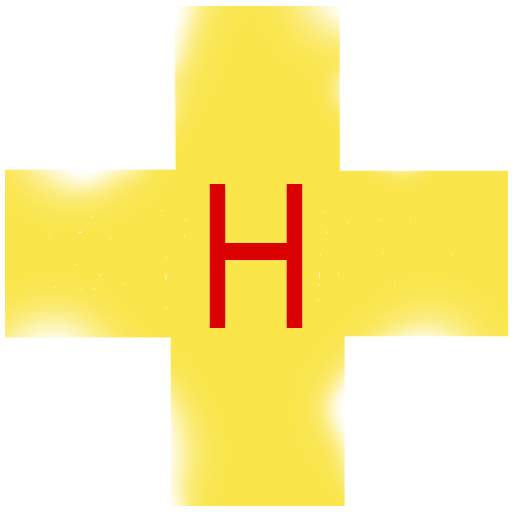
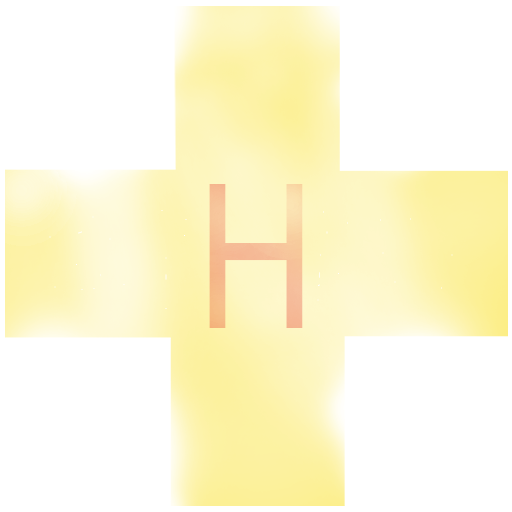
The second 512x512 image is a revision of the first. Changes to its layers:
painted on "H" over [left=209, top=184, right=303, bottom=328]
painted on "Layer 2" over [left=5, top=6, right=508, bottom=506]
